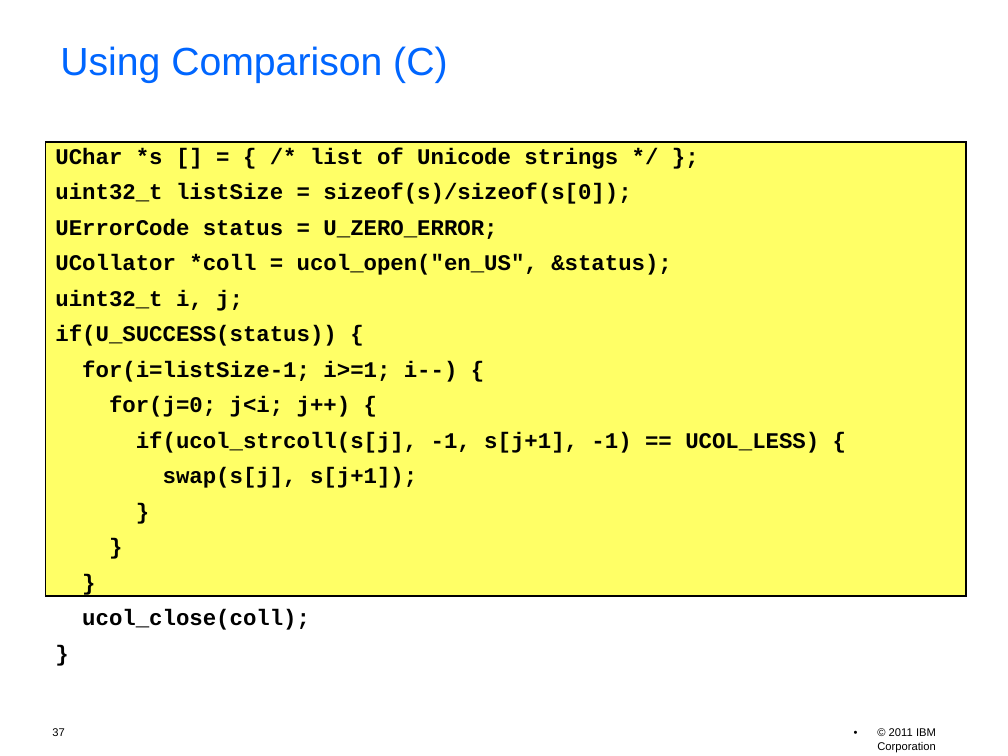
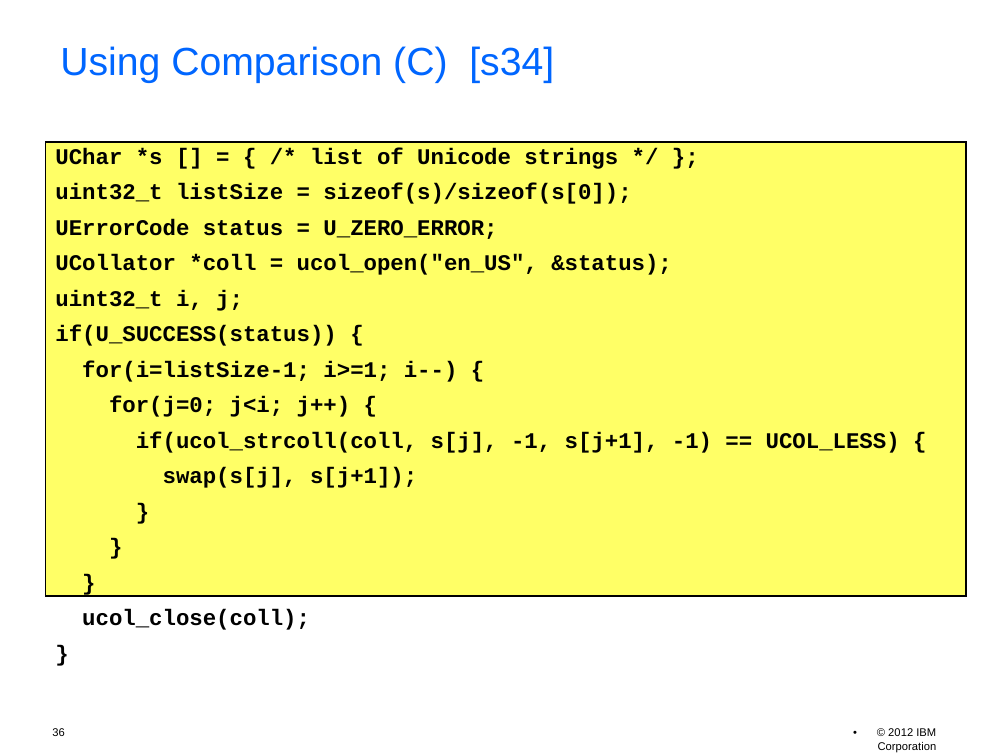
Before and after one commit to unicode-org/icu-docs, a slide deck: slide 36 of docs/pres/icu_workshop.odp (slide 37 before the commit). Drawn at 1008x756 pixels with LibreOffice and Linux fonts; fonts in the diff are those of the drawing; background and template pictures are left out. Boxes give left, top, right and bottom in pixels: in the first picture for what was removed or moved away, otherwise in the second. Text is boxed around its words. In the diff, an @@ line names an element or a change of style, - is before the commit and + after.

```diff
--- a/docs/pres/icu_workshop.odp
+++ b/docs/pres/icu_workshop.odp
@@ title at <box>60,46,554,83</box>: text changed @@
-Using Comparison (C)
+Using Comparison (C) [s34]
@@ text in rectangle at <box>136,432,900,453</box>: text changed @@
-if(ucol_strcoll(s[j], -1, s[j+1], -1) == UCOL_LESS) {
+if(ucol_strcoll(coll, s[j], -1, s[j+1], -1) == UCOL_LESS) {
@@ page number at <box>52,728,64,736</box>: text changed @@
-37
+36
@@ text at <box>878,728,937,752</box>: text changed @@
-• © 2011 IBM Corporation
+• © 2012 IBM Corporation
```
Also in this commit, not shown: 55 other slides changed, 1 slide added, 2 slides removed, 1 other file.
